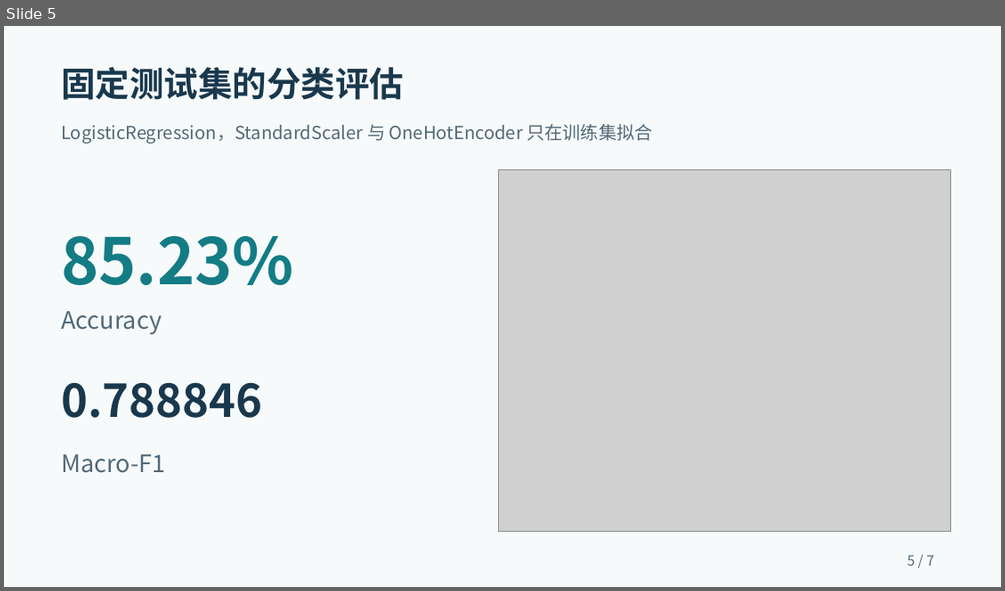
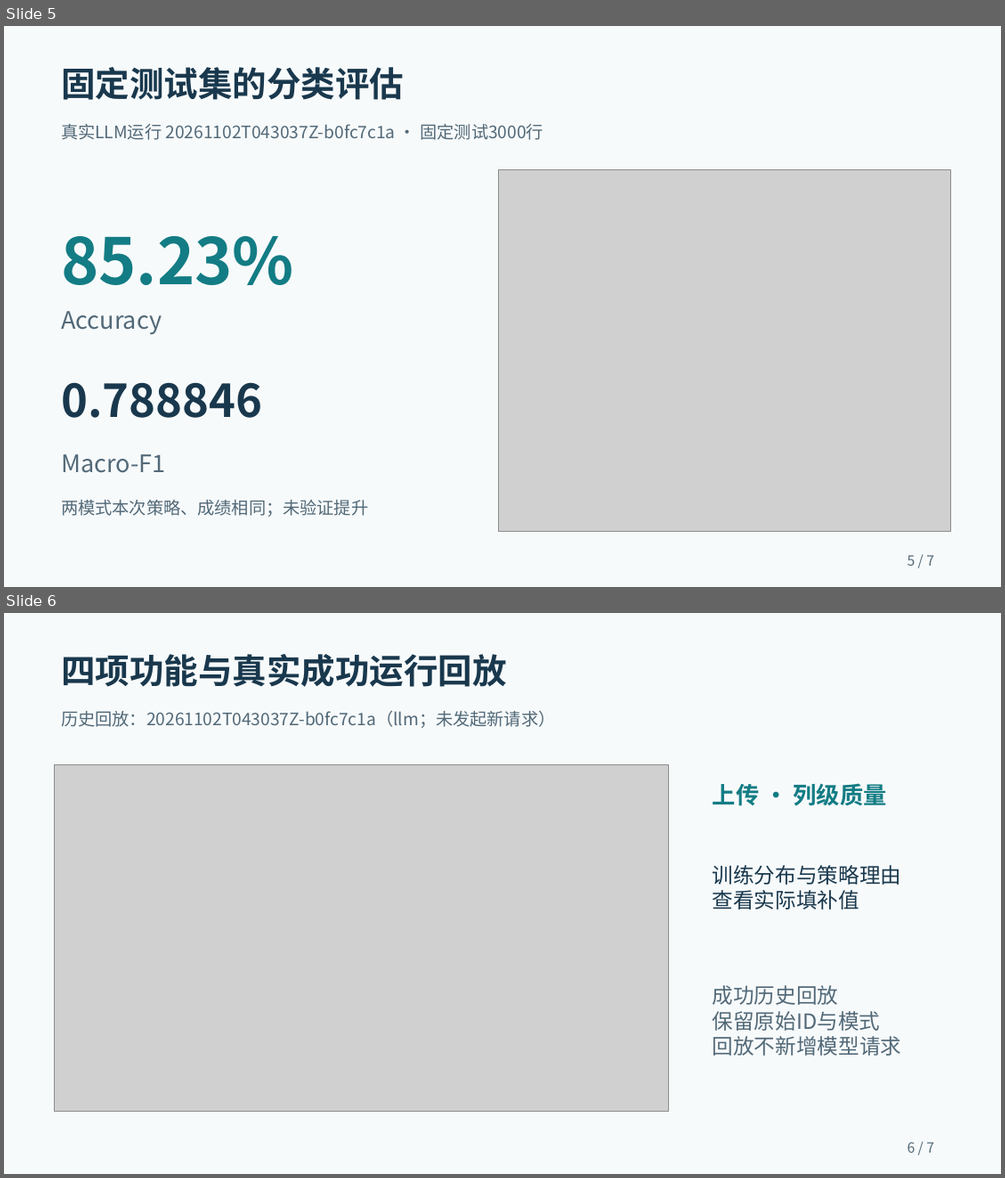
Before and after one commit to 2026-XJTU-UG-DM-Assignment-10/data_agent_course, a slide deck: docs/presentation.pptx. Shown one above the other, each under a label of ours: slide 5 before the commit, slides 5 and 6 after it. The pictures are 1005x591 and 1005x1178 pixels, drawn with LibreOffice and Linux fonts; fonts in the diff are those of the drawing; grey boxes stand for pictures. Boxes give left, top, right and bottom in pixels: in the first picture for what was removed or moved away, otherwise in the second. Text is boxed around its words. In the diff, an @@ line names an element or a change of style, - is before the commit and + after.

```diff
--- a/docs/presentation.pptx
+++ b/docs/presentation.pptx
@@ slide 6 added at bbox=[4, 613, 1001, 1174], background #F7FAFB @@
@@ text added at bbox=[61, 654, 506, 687], 33 pt, text #19384D, bold @@
+四项功能与真实成功运行回放
@@ text added at bbox=[61, 710, 555, 728], 16.5 pt, text #526978 @@
+历史回放：20261102T043037Z-b0fc7c1a（llm；未发起新请求）
@@ picture added at bbox=[54, 765, 669, 1111] @@
@@ text added at bbox=[712, 783, 887, 806], 22.5 pt, text #137C84, bold @@
+上传 · 列级质量
@@ text added at bbox=[712, 865, 902, 909], 20.2 pt, text #19384D @@
+训练分布与策略理由
+查看实际填补值
@@ text added at bbox=[712, 985, 902, 1055], 20.2 pt, text #526978 @@
+成功历史回放
+保留原始ID与模式
+回放不新增模型请求
@@ text added at bbox=[907, 1142, 934, 1152], 13.5 pt, text #526978 @@
+6 / 7
@@ slide 5 changed as well @@
@@ text at bbox=[61, 124, 544, 140]: text changed; size 17.2 to 16.5 pt @@
-LogisticRegression，StandardScaler 与 OneHotEncoder 只在训练集拟合
+真实LLM运行 20261102T043037Z-b0fc7c1a · 固定测试3000行
@@ text added at bbox=[61, 499, 368, 516], 16.5 pt, text #526978 @@
+两模式本次策略、成绩相同；未验证提升
```
Also in this commit, not shown: 5 other slides changed, 1 slide removed, 20 other files.
